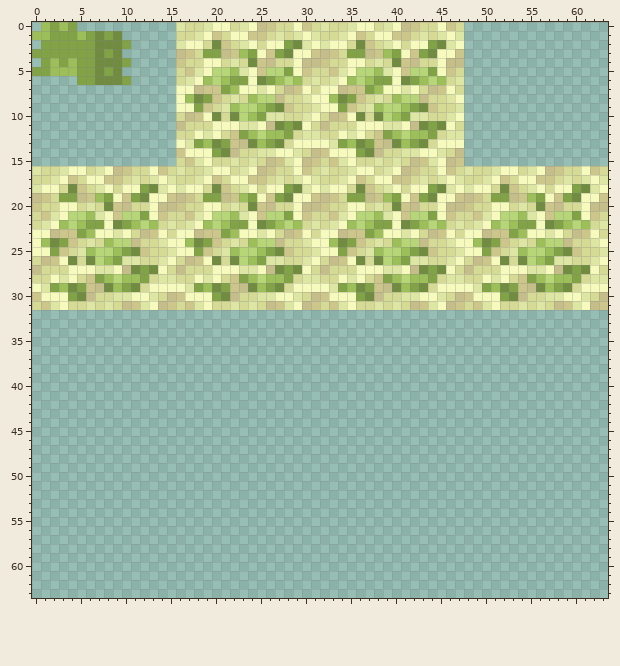
Edited in one commit: pixel-art sprite (data/models/new Seb ore/new_sebastainium_ore.png). Above, as it was before the edit.
The file is 64x64 pixels.
After the commit:
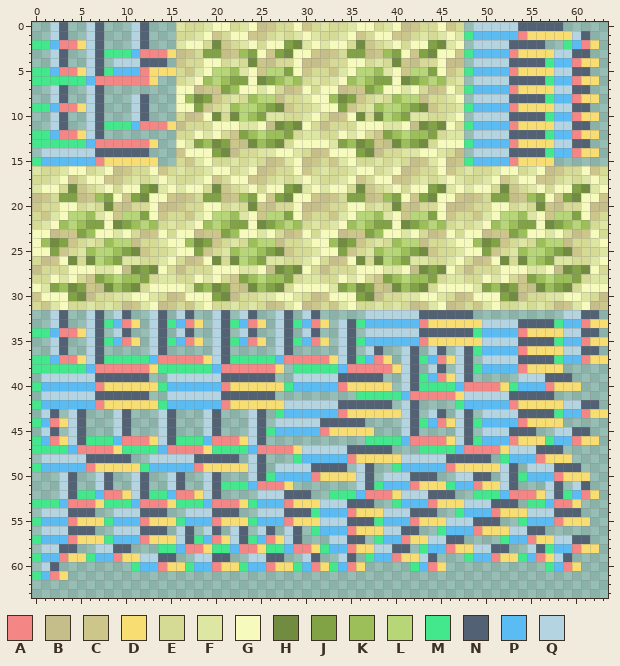
Palette (. is transparent): A #f48686  B #c5be8b  C #cdc68b  D #f8dd72  E #d5da94  F #dee6a4  G #f6fabd  H #718c41  J #81a346  K #9cbf59  L #b7d678  M #43e88d  N #536174  P #5bbcf4  Q #b4d4e1
Edits made:
Changed rows in their new state; - is an unchanged pixel.
first column x 0:
 0 -.QN.-QN---QN------------------------------------QQQQQNNNNN----
 1 ..QN..QN..-QN-----------------------------------MPPPPPADDDDDQN-
 2 MMPAADQN...QN------------------------------------QQQQNNNN--MPAD
 3 ..QN..QNMMMPAAAD--------------------------------MPPPPADDDDQQNN-
 4 -.QN..QN.QQQNNN----------------------------------QQQQNNNNMPPADD
 5 MMPAADQNMPPPADDD--------------------------------MPPPPADDDDQQNN-
 6 MMMMMMPAAAAAAD-----------------------------------QQQQNNNNMPPADD
 7 --QN--QN----------------------------------------MPPPPADDDDQQNN-
 8 --QN--QN---QN------------------------------------QQQQNNNNMPPADD
 9 MMPAADQN---QN-----------------------------------MPPPPADDDDQQNN-
10 --QN--QN---QN------------------------------------QQQQNNNNMPPADD
11 --QN--QNMMMPAAAD--------------------------------MPPPPADDDDQQNN-
12 MMPAADQN-----------------------------------------QQQQNNNNMPPADD
13 MMMMMMPAAAAAAD----------------------------------MPPPPADDDDQQNN-
14 -QQQQQQNNNNNN------------------------------------QQQQNNNNMPPADD
15 MPPPPPPADDDDDD----------------------------------MPPPPADDDD-----
first column x 0:
32 --QN--QN-QN--QN-QN--QN-QN--QN-QN-----QQQQQQNNNNNN----------QQNN-
33 --QN--QNMPAD-QNMPAD-QNMPAD-QNMPAD-QNMPPPPPPADDDDDDQQQQNNNNMPPADD
34 MMPAADQN-QN--QN-QN--QN-QN--QN-QN--QN-QQQQQQNNNNNNMPPPPADDDDQQNN-
35 --QN--QNMPAD-QNMPAD-QNMPAD-QNMPAD-QNMPPPPPPADDDDDDQQQQNNNNMPPADD
36 --QN--QN-----QN-----QN-----QN-----QN-QN--QN-QN-QNMPPPPADDDDQQNN-
37 MMPAADQNMMMMMPAAAAADQNMMMMMPAAAAADQNMPAD-QNMPADQN-QQQQNNNNMPPADD
38 MMMMMMPAAAAAADMMMMMMPAAAAAAD-MMMMMPAAAAADQN-QN-QNMPPPPADDDD-----
39 -QQQQQQNNNNNN--QQQQQQNNNNNN--QQQQQNNNNN--QNMPADQN-----QQQNNN----
40 MPPPPPPADDDDDDMPPPPPPADDDDDDMPPPPPADDDDD-QNMMMMPAAAADMPPPADDD---
41 -QQQQQQNNNNNN--QQQQQQNNNNNN---------MMMMMPAAAAADQQQQQNNNNN------
42 MPPPPPPADDDDDDMPPPPPPADDDDDDQQQQQQNNNNNN-QN----MPPPPPADDDDDQQNN-
43 -QN-QN---QN---QN---QN---QN-MPPPPPPADDDDDDQN-QN-QN-QQQQNNNNMPPADD
44 MPADQN---QN---QN---QN---QN-QQQQQNNNNN----QNMPADQNMPPPPADDDD-----
45 -QN-QN---QN---QN---QN---QNMPPPPPADDDDD---QN----QN-QQQNNN--QQNN--
46 MPADQNMMMPAAADQNMMMPAAADQN-----------MMMMPAAAADQNMPPPADDDMPPADD-
47 MMMMPAAAADMMMMPAAAADMMMMPAAAADQQQQQNNNNN---MMMMPAAAADQQQNNN-----
48 -QQQQQNNNNN--QQQQQNNNNN-QN---MPPPPPADDDDDQQQQQNNNNN-MPPPADDD----
49 MPPPPPADDDDDMPPPPPADDDDDQN-QQQQNNNN-QN--MPPPPPADDDDDQN-QQQNNN---
50 ---QN--QN--QN--QN--QN---QNMPPPPADDDDQN-QQQNNN--QQNN-QNMPPPADDD--
51 ---QN--QN--QN--QN--QNMMMPAAAD-------QNMPPPADDDMPPADDQN---QN-QN--
52 ---QNMMPAADQNMMPAADQN----QQQNNN--MMMPAAADQQQNNN--MMMPAAADQNMPAD-
53 MMMPAAADMMMPAAADMMMPAAADMPPPADDDQQQNNN--MPPPADDDQQQNNN-MMPAAD---
54 -QQQNNN--QQQNNN--QQQNNN--QQQNNNMPPPADDDQQQNNN--MPPPADDDQQQNNN---
55 MPPPADDDMPPPADDDMPPPADDDMPPPADDDQQQNNNMPPPADDDQQQNNN--MPPPADDD--
56 -QQQNNN--QQQNNN-QN-QN-QN-QN-QN-MPPPADDDQQNN--MPPPADDDQQNN-------
57 MPPPADDDMPPPADDDQNMPADQNMPADQN---QQNN-MPPADDQQNN----MPPADDQQNN--
58 -QQNN--QQNN---MMPAADMMPAADMMPAADMPPADDQQNN-MPPADDQQNN--QNMPPADD-
59 MPPADDMPPADDQQNN--QQNN--QQNN--QN--QN-MPPADDQN---MPPADDMPADQN----
60 -QN--------MPPADDMPPADDMPPADDMPADMPAD-----MPAD-----------MPAD---
61 MPAD------------------------------------------------------------
Pixel boxes of the changes (left, top, right, bottom) in both pictures:
changed: (32, 22, 176, 166)
added: (464, 22, 599, 166)
added: (32, 310, 608, 580)
